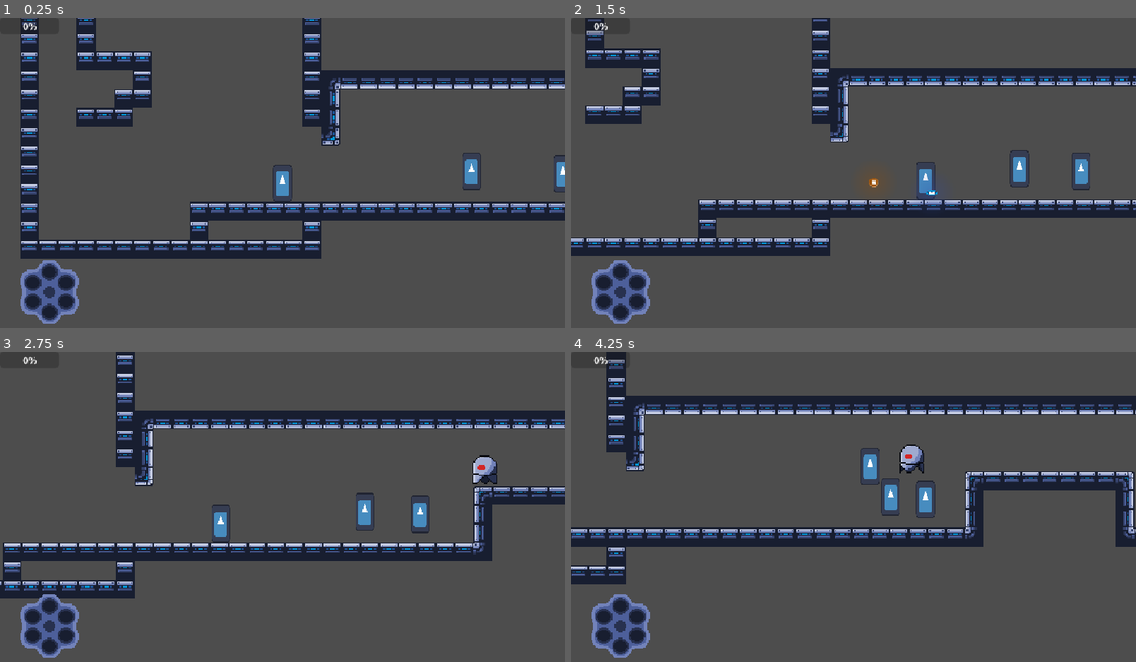
Above: before the commit, frames 1-4 (two rows, left to right).
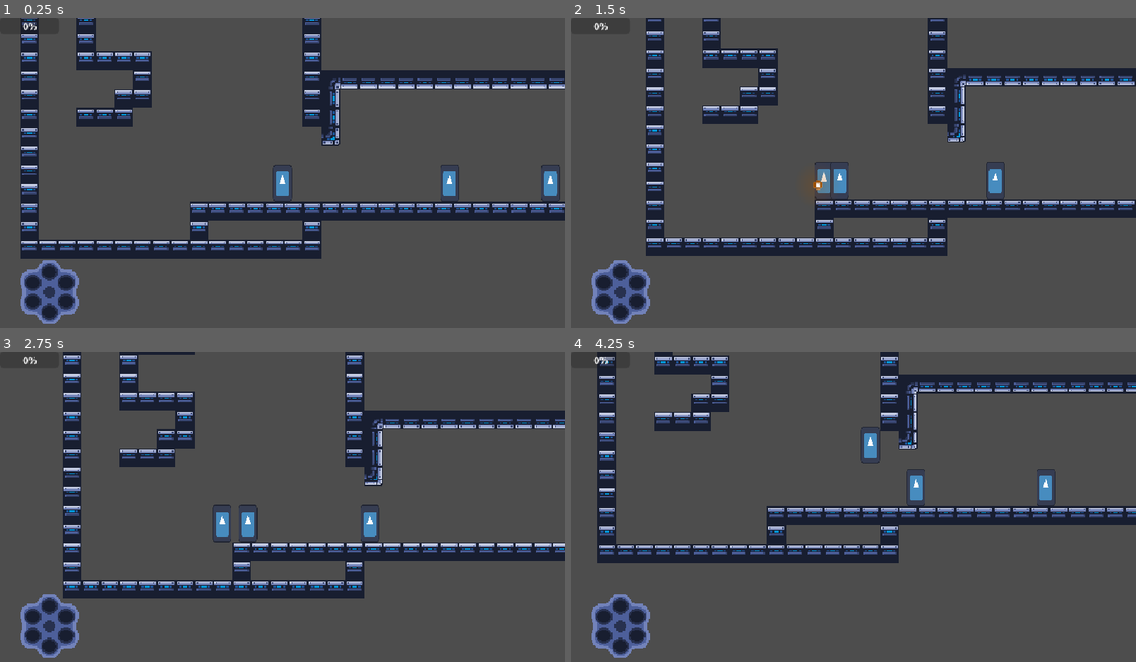
Above: after the commit, the same moments.

Repository: ygda-org/revolver
Game: Godot game, scene res://main/main.tscn
Same seed, same stepped clock (60 frames per second), same inputs: the game is played once before the commit and once after it. The engine's default icon, where the game draws it, is replaced by a stand-in: a white triangle on a blue panel in a dark square.
Inputs (mouse positions are in pixels of both pictures, inside the frame that each line leads up to):
- Up to frame 1 (0.25 s): no input
- Up to frame 2 (1.5 s): tap Enter (ui_accept) at 0.5 s; move the mouse to (977, 160) at 0.52 s; hold D (right) from 0.53 s (still down); click (977, 160) at 0.6 s; tap Space (jump) at 0.77 s; move the mouse to (740, 191) at 1.27 s; click (740, 191) at 1.35 s
- Up to frame 3 (2.75 s): tap Space (jump) at 1.52 s; move the mouse to (339, 441) at 2.02 s; release D (right) at 2.03 s; hold A (left) from 2.03 s (still down); click (339, 441) at 2.1 s
- Up to frame 4 (4.25 s): move the mouse to (825, 575) at 2.77 s; release A (left) at 2.78 s; hold D (right) from 2.78 s (still down); click (825, 575) at 2.85 s; tap Space (jump) at 3.02, 3.77 s; move the mouse to (1023, 559) at 3.52 s; click (1023, 559) at 3.6 s

The runs differ from the first frame. In frame 1, 0.8% of the frame differs, in the area x 78-100%, y 43-60%; in frame 2, 17%; in frame 3, 19%; in frame 4, 28%, in the area x 0-100%, y 0-75%.

Commit message:
enemy fixes

Diff:
--- a/enemies/dash_enemy/dash_enemy.gd
+++ b/enemies/dash_enemy/dash_enemy.gd
@@ -7,6 +7,8 @@
 	$RaycastPivot.scale.x = direction
 
 func _physics_process(delta):
+	if not is_on_floor():
+		velocity.y = 50
 	if is_on_wall() or not $RaycastPivot/WalkoffDetector.is_colliding():
 		direction *= -1
 	$RaycastPivot.scale.x = direction
--- a/enemies/trishot/shot.gd
+++ b/enemies/trishot/shot.gd
@@ -1,8 +1,11 @@
 extends Area2D
 
-const SPEED = 55
+const SPEED = 80
 
 var direction: Vector2
+
+func _ready():
+	rotation = direction.angle()
 
 func _process(delta):
 	position += direction * SPEED * delta
--- a/enemies/trishot/shot.tscn
+++ b/enemies/trishot/shot.tscn
@@ -1,10 +1,18 @@
 [gd_scene format=3 uid="uid://cidxef737ydfs"]
 
 [ext_resource type="Script" uid="uid://bgwkcmqw8xd37" path="res://enemies/trishot/shot.gd" id="1_3rqhh"]
-[ext_resource type="Texture2D" uid="uid://dlbb2kg1nkspe" path="res://assets/icon.svg" id="1_cajmt"]
+
+[sub_resource type="Gradient" id="Gradient_cajmt"]
+offsets = PackedFloat32Array(1)
+colors = PackedColorArray(0.75979125, 0, 0.08404981, 1)
+
+[sub_resource type="GradientTexture2D" id="GradientTexture2D_nq6l0"]
+gradient = SubResource("Gradient_cajmt")
+width = 16
+height = 4
 
 [sub_resource type="CircleShape2D" id="CircleShape2D_5kg8m"]
-radius = 5.0
+radius = 2.0
 
 [node name="Shot" type="Area2D" unique_id=1647453385]
 collision_layer = 0
@@ -12,13 +20,13 @@
 script = ExtResource("1_3rqhh")
 
 [node name="Sprite2D" type="Sprite2D" parent="." unique_id=442947805]
-scale = Vector2(0.08, 0.08)
-texture = ExtResource("1_cajmt")
+texture = SubResource("GradientTexture2D_nq6l0")
 
 [node name="CollisionShape2D" type="CollisionShape2D" parent="." unique_id=2131778264]
 shape = SubResource("CircleShape2D_5kg8m")
 
 [node name="VisibleOnScreenNotifier2D" type="VisibleOnScreenNotifier2D" parent="." unique_id=2042549042]
+rect = Rect2(-1, -1, 2, 2)
 
 [connection signal="body_entered" from="." to="." method="_on_body_entered"]
 [connection signal="screen_exited" from="VisibleOnScreenNotifier2D" to="." method="_on_visible_on_screen_notifier_2d_screen_exited"]
--- a/enemies/trishot/trishot.gd
+++ b/enemies/trishot/trishot.gd
@@ -20,6 +20,8 @@
 			velocity = velocity.move_toward(direction*SPEED, ACCELERATION*delta)
 		else:
 			velocity = velocity.move_toward(-direction*SPEED, ACCELERATION*delta)
+		$Anim.flip_h = direction.x > 0
+		$Indicator.flip_h = direction.x > 0
 	else:
 		# wandering
 		$Anim.play("fly")
@@ -29,7 +31,7 @@
 func _on_shot_timer_timeout():
 	if global_position.distance_to(GameState.player.global_position) > DETECTION_RANGE:
 		return
-	$Indicator.start()
+	$Indicator.play("default")
 
 
 func _on_indicator_animation_finished():
@@ -39,5 +41,5 @@
 	for i in range(3):
 		shots[i].direction = global_position.direction_to(GameState.player.global_position)
 		shots[i].direction = shots[i].direction.rotated((PI/6)*(i-1))
+		get_parent().add_child(shots[i])
 		shots[i].global_position = global_position
-		get_parent().add_child(shots[i])
--- a/enemies/trishot/trishot.tscn
+++ b/enemies/trishot/trishot.tscn
@@ -289,7 +289,6 @@
 
 [node name="Indicator" type="AnimatedSprite2D" parent="." unique_id=1788836596]
 sprite_frames = SubResource("SpriteFrames_5kg8m")
-autoplay = "default"
 frame = 8
 frame_progress = 1.0
 
--- a/levels/finalized_levels/short_climb.tscn
+++ b/levels/finalized_levels/short_climb.tscn
@@ -2,6 +2,7 @@
 
 [ext_resource type="Script" uid="uid://cco8tgle33jhk" path="res://levels/room.gd" id="1_71rvx"]
 [ext_resource type="TileSet" uid="uid://dikhrktubmn1u" path="res://assets/tileset.tres" id="1_p83dv"]
+[ext_resource type="PackedScene" uid="uid://cktjmif3stw61" path="res://enemies/enemy_spawner.tscn" id="3_d6lgq"]
 
 [node name="ShortClimb" type="Node2D" unique_id=857788238]
 script = ExtResource("1_71rvx")
@@ -15,3 +16,10 @@
 
 [node name="RightGate" type="Marker2D" parent="." unique_id=1825803577]
 position = Vector2(226, -34)
+
+[node name="EnemySpawner" parent="." unique_id=903597499 instance=ExtResource("3_d6lgq")]
+position = Vector2(35, 77)
+
+[node name="EnemySpawner2" parent="." unique_id=615799197 instance=ExtResource("3_d6lgq")]
+position = Vector2(144, 114)
+flying = true
